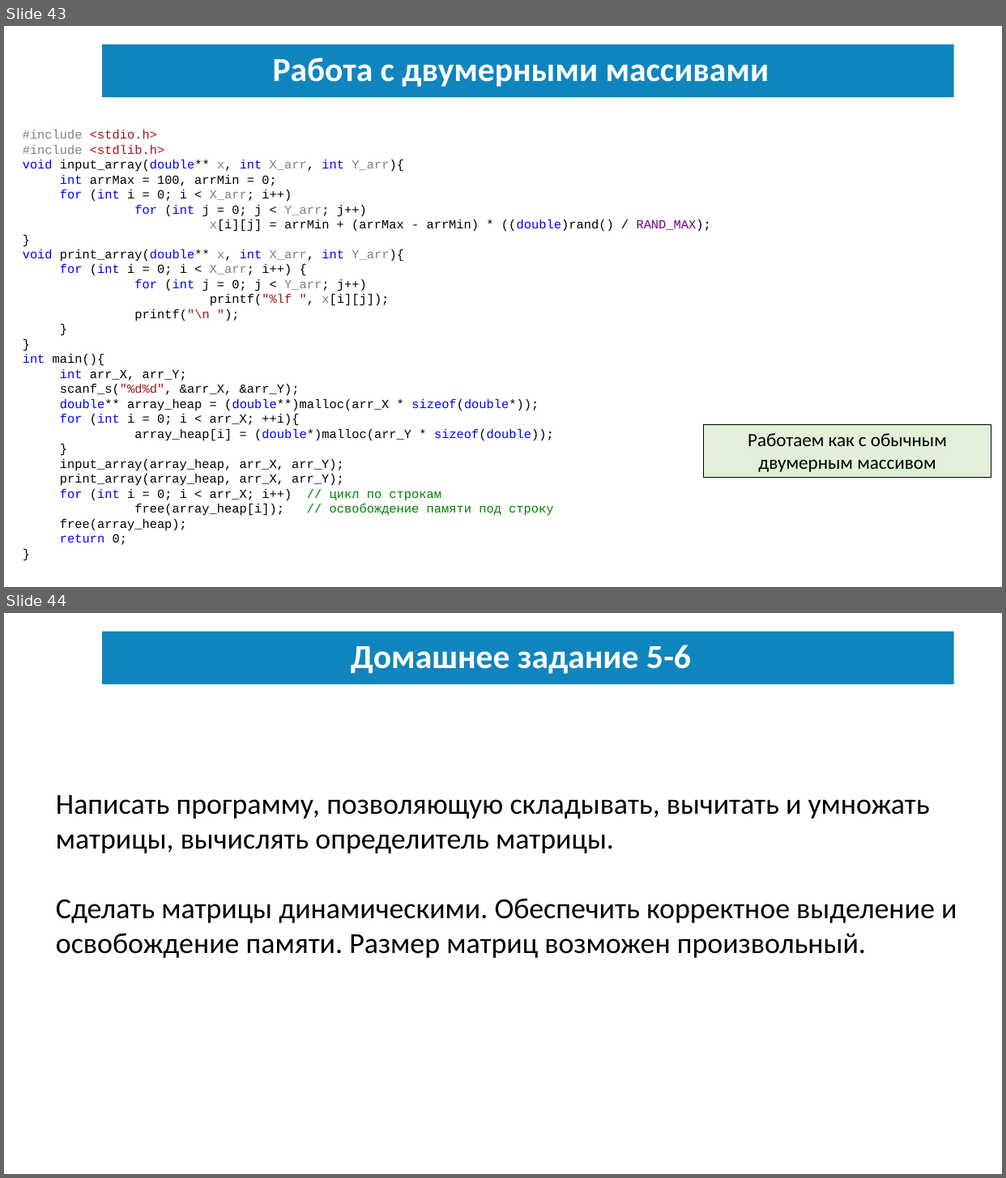
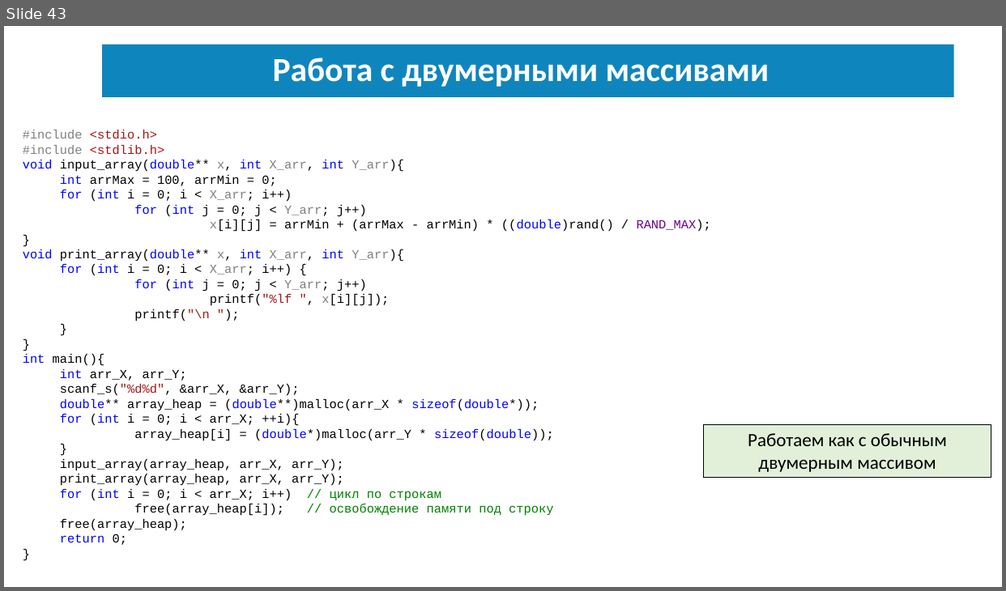
Before and after one commit to SergeyBalabaev/C-Programming-Language, a slide deck: lesson6/Лекция 6.pptx. Shown one above the other, each under a label of ours: slides 43 and 44 before the commit, slide 43 after it. The pictures are 1006x1178 and 1006x591 pixels, drawn with LibreOffice and Linux fonts; fonts in the diff are those of the drawing; background and template pictures are left out. Boxes give left, top, right and bottom in pixels: in the first picture for what was removed or moved away, otherwise in the second. Text is boxed around its words. In the diff, an @@ line names an element or a change of style, - is before the commit and + after.

```diff
--- a/lesson6/Лекция 6.pptx
+++ b/lesson6/Лекция 6.pptx
@@ slide 44 removed at [4,613,1002,1174], background #FFFFFF; not listed: 1 template element that a slide beside it also shows @@
@@ title removed at [351,645,691,674] @@
-Домашнее задание 5-6
@@ text removed at [56,795,957,958] @@
-Написать программу, позволяющую складывать, вычитать и умножать матрицы, вычислять определитель матрицы.
-Сделать матрицы динамическими. Обеспечить корректное выделение и освобождение памяти. Размер матриц возможен произвольный.
```
Also in this commit, not shown: 1 slide changed, 51 other files.
